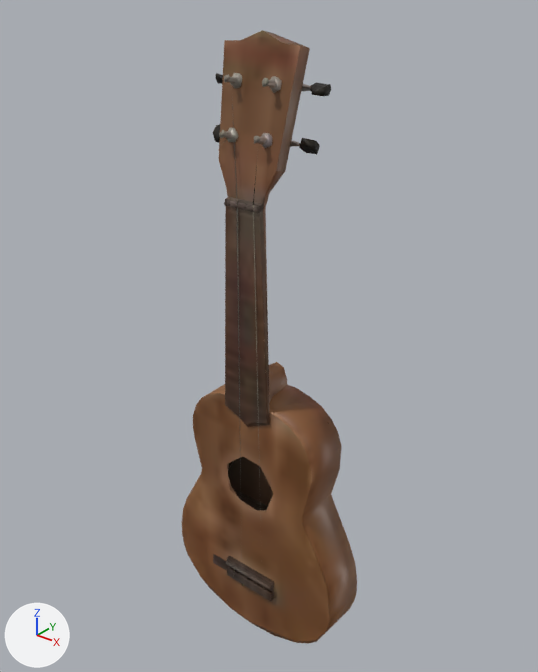
An edit to the glTF model museum/models/lod/archive/design-ukulele-01.glb, drawn before and after from the same camera.
Both versions are drawn from a 50 mm camera at (0.341, -0.42, 0.561) aimed at (-0.004, 0.012, 0.293). Every picture has the same lights, and +X, +Y and +Z are marked at lower left. The first picture is the older version. Where no turn or scale is listed for an object, it has been applied to the vertices. Vertices at exactly the same position are counted once.

The older version as bpy lines, for what is in view:
```python
me_circle_015 = bpy.data.meshes.new('Circle.015')
me_circle_015.from_pydata(...)  # 1733 vertices, 2707 faces; spans x -0.089..0.089, y -0.025..0.025, z -0.263..0.263
me_circle_015.materials.append(mat_ukulele_01)
ob_ukulele_01 = bpy.data.objects.new('Ukulele_01', me_circle_015)
ob_ukulele_01.location = (0.0, -0.003, 0.264)
```
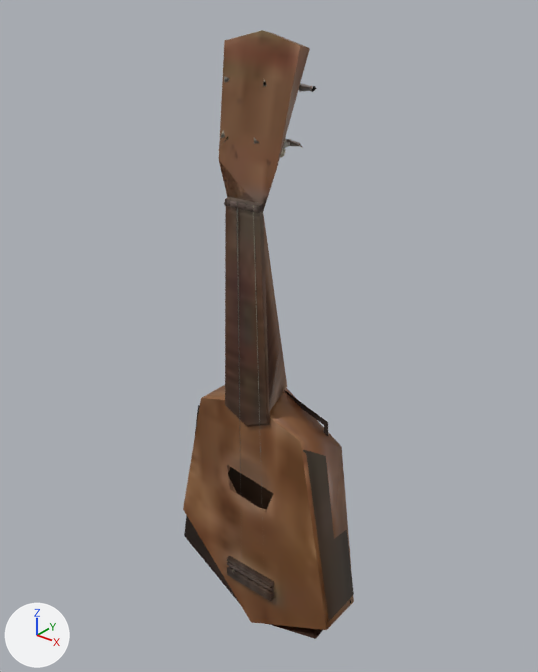
The change in detail:
me_circle_015 is used by ob_ukulele_01; location (0.0, -0.003, 0.264).
me_circle_015 had 1733 vertices, 2707 faces and spanned x -0.089..0.089, y -0.025..0.025, z -0.263..0.263.
me_circle_015 now has 1076 vertices, 1694 faces and spans x -0.087..0.087, y -0.025..0.025, z -0.263..0.263.
me_circle_015 part 1: 23 loose pieces with 142 vertices, spanning x -0.077..0.077, y -0.024..0.023, z -0.214..0.232, are deleted.
me_circle_015 part 2: 6 vertices moved within x -0.033..0.023, y 0.002..0.011, z 0.189..0.23; 527 vertices removed from x -0.089..0.089, y -0.024..0.025, z -0.263..0.256; 12 vertices added at x -0.034..0.032, y -0.023..0.013, z -0.207..0.23.

What differs and where, as boxes (x1, y1, x2, y2) in the pictures (538 x 672 px):
'Ukulele_01', reshaped
    before: (182, 30, 357, 644)
    after: (183, 30, 354, 639)
part 1 of me_circle_015, deleted
    before: (213, 73, 331, 586)
part 2 of me_circle_015, cut back
    before: (182, 31, 357, 644)
    after: (232, 138, 302, 572)
